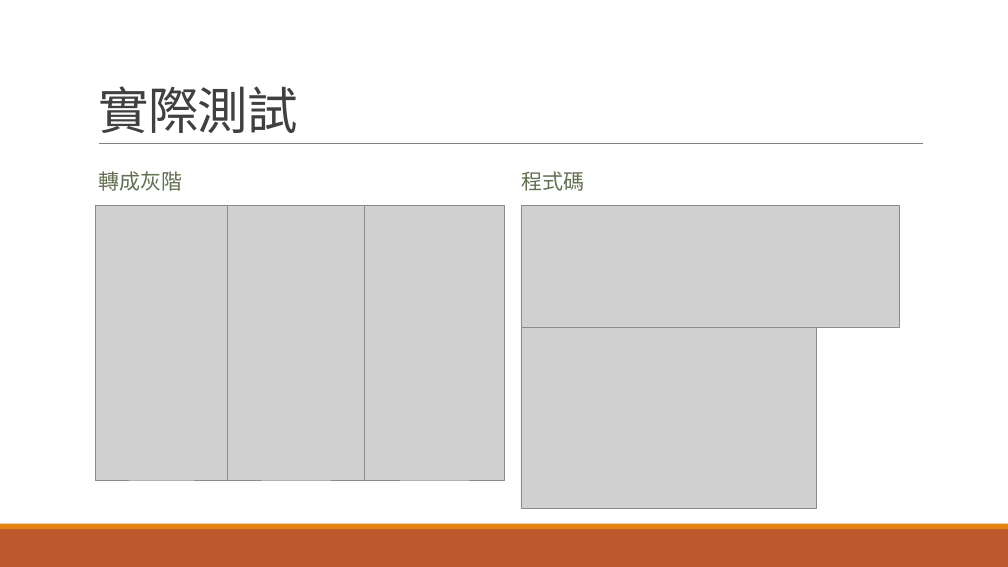
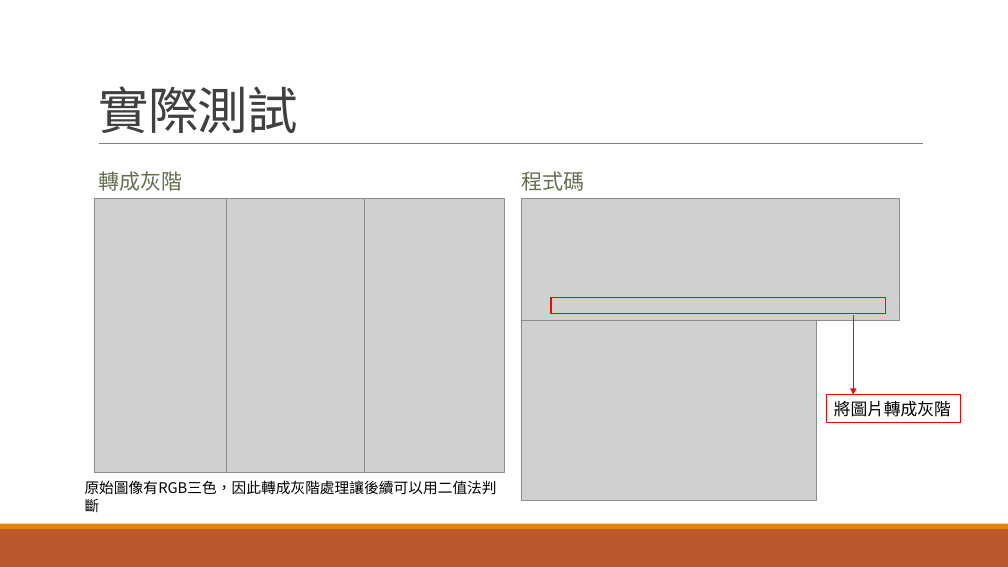
Before and after one commit to Sapphire0912/MyProgramming, a slide deck: slide 6 of Practice/圖片辨識/C108112102_何佳曄.pptx. Drawn at 1008x567 pixels with LibreOffice and Linux fonts; fonts in the diff are those of the drawing; grey boxes stand for pictures. Boxes give left, top, right and bottom in pixels: in the first picture for what was removed or moved away, otherwise in the second. Text is boxed around its words. In the diff, an @@ line names an element or a change of style, - is before the commit and + after.

```diff
--- a/Practice/圖片辨識/C108112102_何佳曄.pptx
+++ b/Practice/圖片辨識/C108112102_何佳曄.pptx
@@ 3 pictures: place and size @@
-3 pictures at (95,206,505,480)
+3 pictures at (94,198,504,473)
@@ picture: place and size @@
-picture at (521,206,899,327)
+picture at (521,199,899,321)
@@ rectangle added at (551,297,886,314), outline #FF0000 1.25 pt @@
@@ picture: place and size @@
-picture at (521,327,817,508)
+picture at (521,320,817,501)
@@ arrow added from (854, 315) to (854, 395), #FF0000 1 pt @@
@@ rectangle added at (827,395,960,423), outline #FF0000 0.75 pt, 16 pt, text #000000 @@
+將圖片轉成灰階
@@ text added at (85,480,497,512), 14 pt, text #000000 @@
+原始圖像有RGB三色，因此轉成灰階處理讓後續可以用二值法判斷
```
Also in this commit, not shown: 8 other slides changed, 11 other files.
